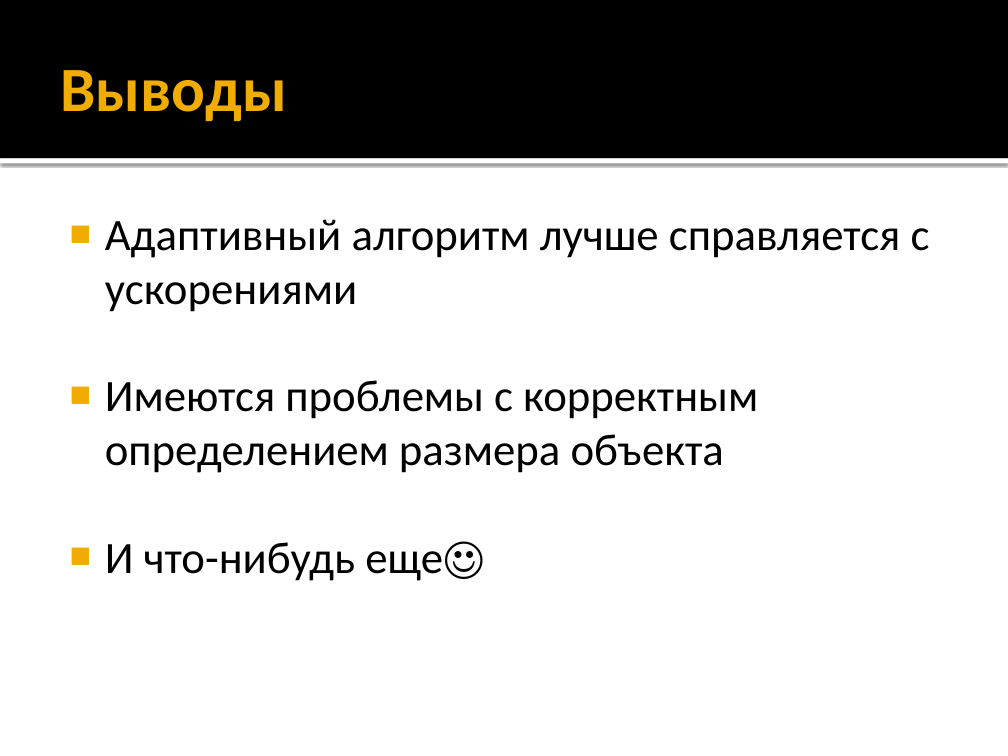
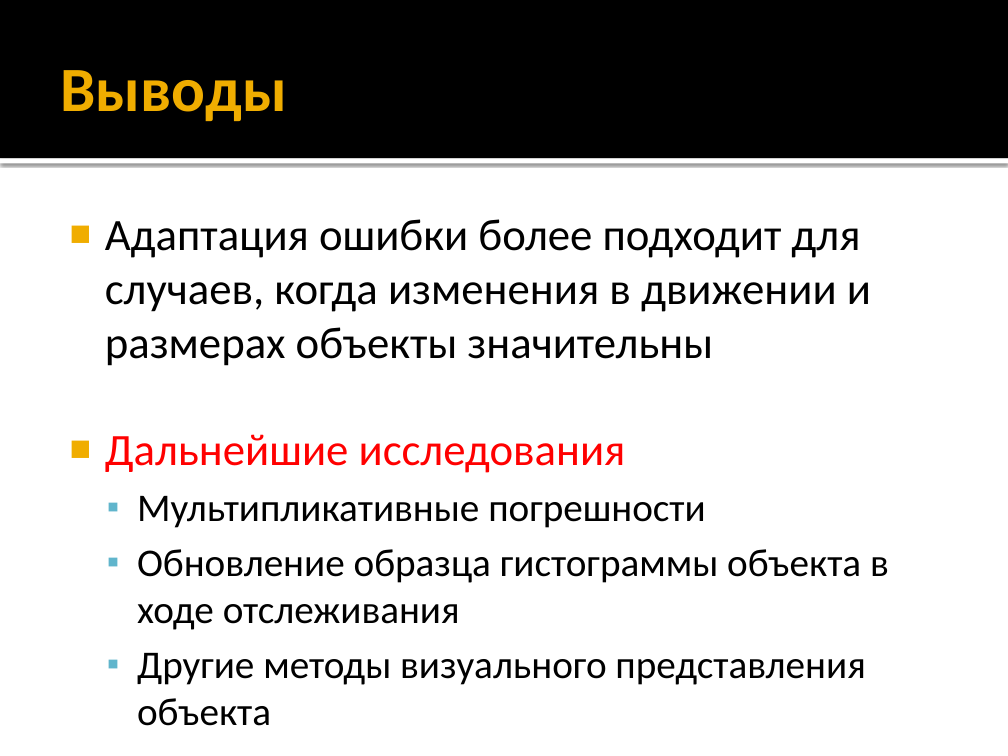
Before and after one commit to sunny-hell/diplom, a slide deck: slide 14 of к смотру.pptx (slide 13 before the commit). Drawn at 1008x756 pixels with LibreOffice and Linux fonts; fonts in the diff are those of the drawing. Boxes give left, top, right and bottom in pixels: in the first picture for what was removed or moved away, otherwise in the second. Text is boxed around its words. In the diff, an @@ line names an element or a change of style, - is before the commit and + after.

```diff
--- a/к смотру.pptx
+++ b/к смотру.pptx
@@ text at bbox=[105, 219, 889, 726]: text changed; size 32 to 28 pt @@
-■ Адаптивный алгоритм лучше справляется с ускорениями
-■ Имеются проблемы с корректным определением размера объекта
-■ И что-нибудь еще☺
+■ Адаптация ошибки более подходит для случаев, когда изменения в движении и размерах объекты значительны
+■ Дальнейшие исследования
+  ▪ Мультипликативные погрешности
+  ▪ Обновление образца гистограммы объекта в ходе отслеживания
+  ▪ Другие методы визуального представления объекта
```
Also in this commit, not shown: 3 other slides changed, 1 slide added.
